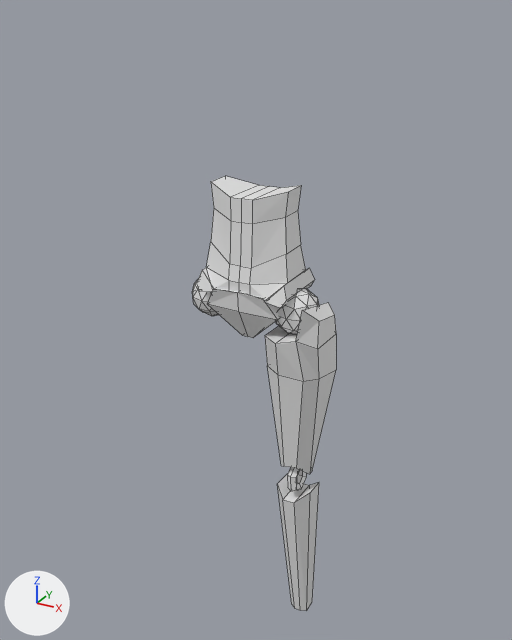
What one commit did to the Blender file assets/robot.blend.
Rendered twice from a camera (50 mm lens) standing at (0.86, -1.589, 1.759) and looking at (-0.02, 0.011, 0.959). Arrows for +X, +Y and +Z are at lower left; the lights stay in place. The first picture is the older version. Mesh edges are drawn as thin lines.

Objects in the first picture: 'abdomen', 'leg', 'pelvis'.
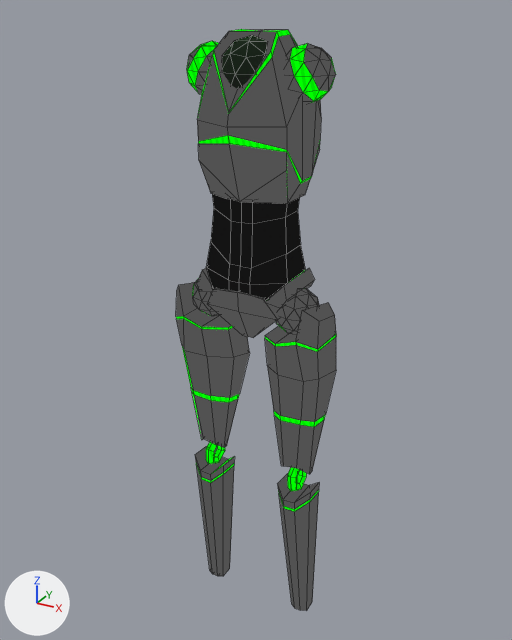
Commit message: MATERIAL SHENANIGAINS

Changed parts and their boxes (x1, y1, x2, y2) in the pictures (512 x 640 px):
'chest', added: after (187, 29, 336, 204)
    faces in mat_material_001: (187, 41, 336, 103)
    faces in mat_glow: (187, 30, 329, 184)
'leg.001', added: after (176, 282, 250, 576)
    faces in mat_material_001: (176, 282, 250, 576)
    faces in mat_glow: (176, 316, 239, 483)
'abdomen', recoloured (white to black): (207, 194, 306, 301) in both
'pelvis', recoloured (white to grey): (192, 267, 319, 338) in both
'pilotball', added: after (222, 35, 267, 89)
part 1 of me_cube_001, reshaped: (265, 334, 336, 611) in both
part 2 of me_cube_001, recoloured: (265, 303, 336, 503) in both
part 3 of me_cube_001, recoloured (white to green): (287, 467, 307, 491) in both

Patch to the scene script:
```diff
--- a/assets/robot.blend.py
+++ b/assets/robot.blend.py
@@ mat_material @@
+mat_material = bpy.data.materials.new('Material')
+# nodes: CameraData, LayerWeight, Mapping, Math, Mix, OutputMaterial, TexVoronoi, ValToRGB
+# colours: light grey #cdcdcd, black #000000, black #020202, white #ffffff, black #191919, black #131313, green #00ff00
@@ mat_material_001 @@
+mat_material_001 = bpy.data.materials.new('Material.001')
+# nodes: CameraData, LayerWeight, Mapping, Math, Mix, OutputMaterial, TexVoronoi, ValToRGB
+# colours: light grey #cdcdcd, black #000000, black #242424, white #ffffff, dark grey #343434, dark grey #545454, green #00ff00
@@ mat_glow @@
+mat_glow = bpy.data.materials.new('Glow')
+# nodes: CameraData, Mapping, Math, Mix, OutputMaterial, TexWave, ValToRGB
+# colours: black #000000, light grey #cdcdcd, green #00e400, green #00ff00
@@ mat_glass @@
+mat_glass = principled_material('Glass')
+mat_glass.base_color = (0.0, 0.0103, 0.0)  # black #001a00
+mat_glass.roughness = 1.0
+mat_glass.alpha = 0.899
+mat_glass.specular_tint = (0.0, 0.0, 0.0)  # black #000000
+mat_glass.coat_weight = 0.0251
+mat_glass.coat_tint = (0.0, 0.0, 0.0)  # black #000000
+mat_glass.sheen_weight = 0.497
+mat_glass.sheen_roughness = 0.224
+mat_glass.sheen_tint = (0.0, 1.0, 0.0)  # green #00ff00
@@ me_cube_001 @@
 # used by ob_leg; location = (0.0, 0.0, 0.0); scale = (0.137, 0.137, 0.137)
-me_cube_001.from_pydata(...)  # 74 vertices, 70 faces; spans x 0.39..1.58, y -0.93..0.52, z 0.02..7.86
+me_cube_001.from_pydata(...)  # 114 vertices, 110 faces; spans x 0.39..1.58, y -0.93..0.52, z 0.02..7.86
+# me_cube_001 part 1
+# 24 faces are deleted
+# 40 vertices are added at x 0.41..1.58, y -0.92..0.4, z 3.07..7.15
+# 40 new faces join them, mat_material_001
+# 24 new faces join them, mat_glow
+# me_cube_001 part 2: 16 faces spanning x 0.41..1.58, y -0.93..0.39, z 0.02..7.86 switch from no material to mat_material_001
+# me_cube_001 part 3: 30 faces spanning x 0.9..1.13, y -0.54..0.1, z 3.36..4.1 switch from no material to mat_glow
@@ me_cube @@
 me_cube.from_pydata(...)  # 62 vertices, 94 faces; spans x 0.0..0.188, y -0.123..0.071, z -0.05..0.13
+me_cube.materials.append(mat_material_001)
@@ me_cube_002 @@
 me_cube_002.from_pydata(...)  # 30 vertices, 27 faces; spans x 0.0..0.121, y -0.115..0.062, z -0.156..0.118
+me_cube_002.materials.append(mat_material)
@@ me_cube_004 @@
+me_cube_004.from_pydata(...)  # 114 vertices, 110 faces; spans x 0.39..1.58, y -0.93..0.52, z 0.02..7.86
+# faces by material slot: [56, 54]
+me_cube_004.materials.append(mat_material_001)
+me_cube_004.materials.append(mat_glow)
@@ me_icosphere @@
+me_icosphere.from_pydata(...)  # an icosphere of 80 faces spanning x -0.119..0.119, y -0.125..0.125, z -0.125..0.125
+me_icosphere.materials.append(mat_glass)  # black #001a00
@@ me_cube_003 @@
+me_cube_003.from_pydata(...)  # 94 vertices, 122 faces; spans x -0.044..0.191, y -0.162..0.105, z -0.176..0.233
+# faces by material slot: [69, 33, 20]
+me_cube_003.materials.append(mat_material_001)
+me_cube_003.materials.append(mat_glow)
+me_cube_003.materials.append(mat_material_001)
@@ ob_leg_001 @@
+ob_leg_001 = bpy.data.objects.new('leg.001', me_cube_004)
+ob_leg_001.location = (0.0, 0.0, 0.0)
+ob_leg_001.scale = (-0.137, 0.137, 0.137)
@@ ob_pilotball @@
+ob_pilotball = bpy.data.objects.new('pilotball', me_icosphere)
+ob_pilotball.location = (0.0, -0.043, 1.622)
+ob_pilotball.scale = (0.64, 0.64, 0.64)
@@ ob_chest @@
+ob_chest = bpy.data.objects.new('chest', me_cube_003)
+ob_chest.location = (0.0, 0.0, 1.48)
+_m = ob_chest.modifiers.new('Mirror', 'MIRROR')
```
